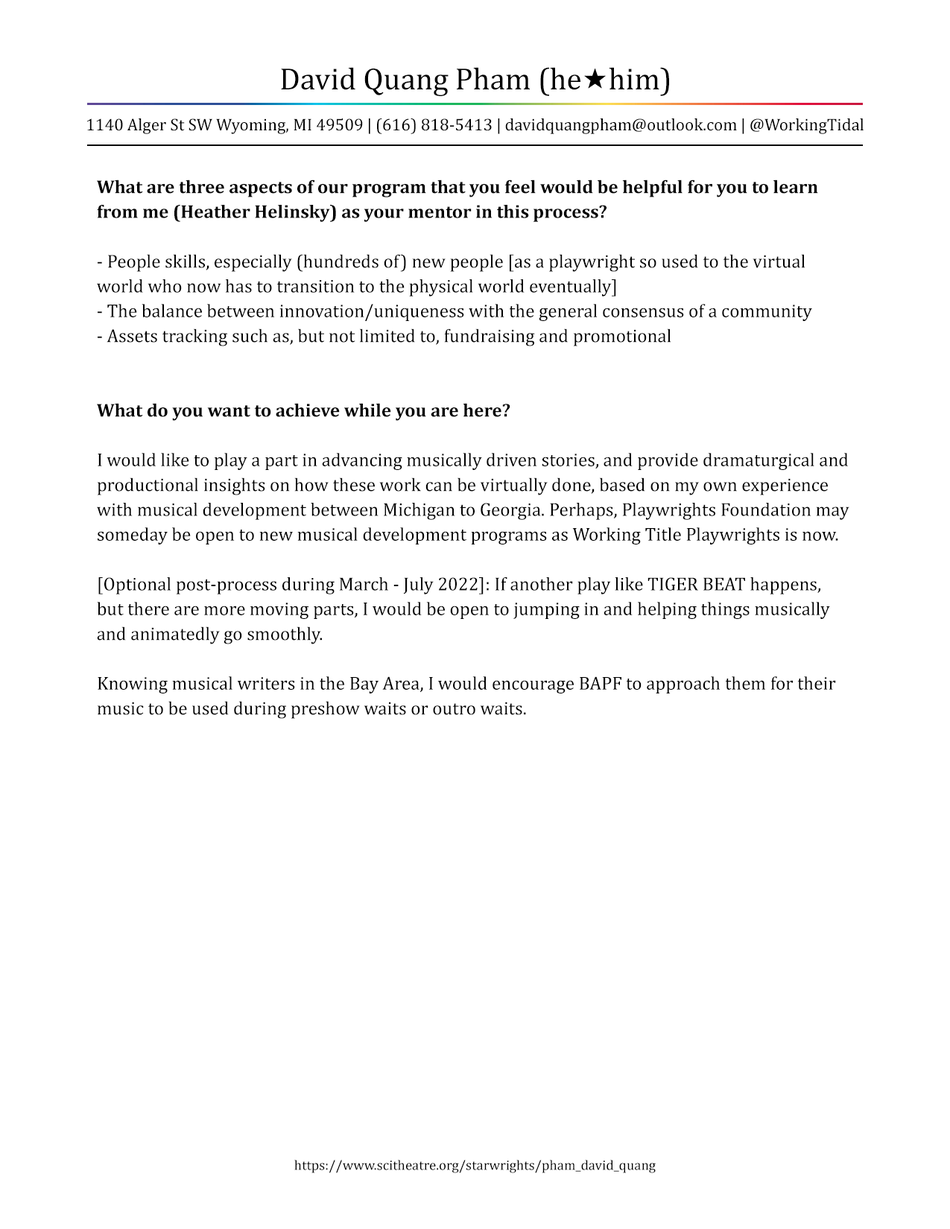
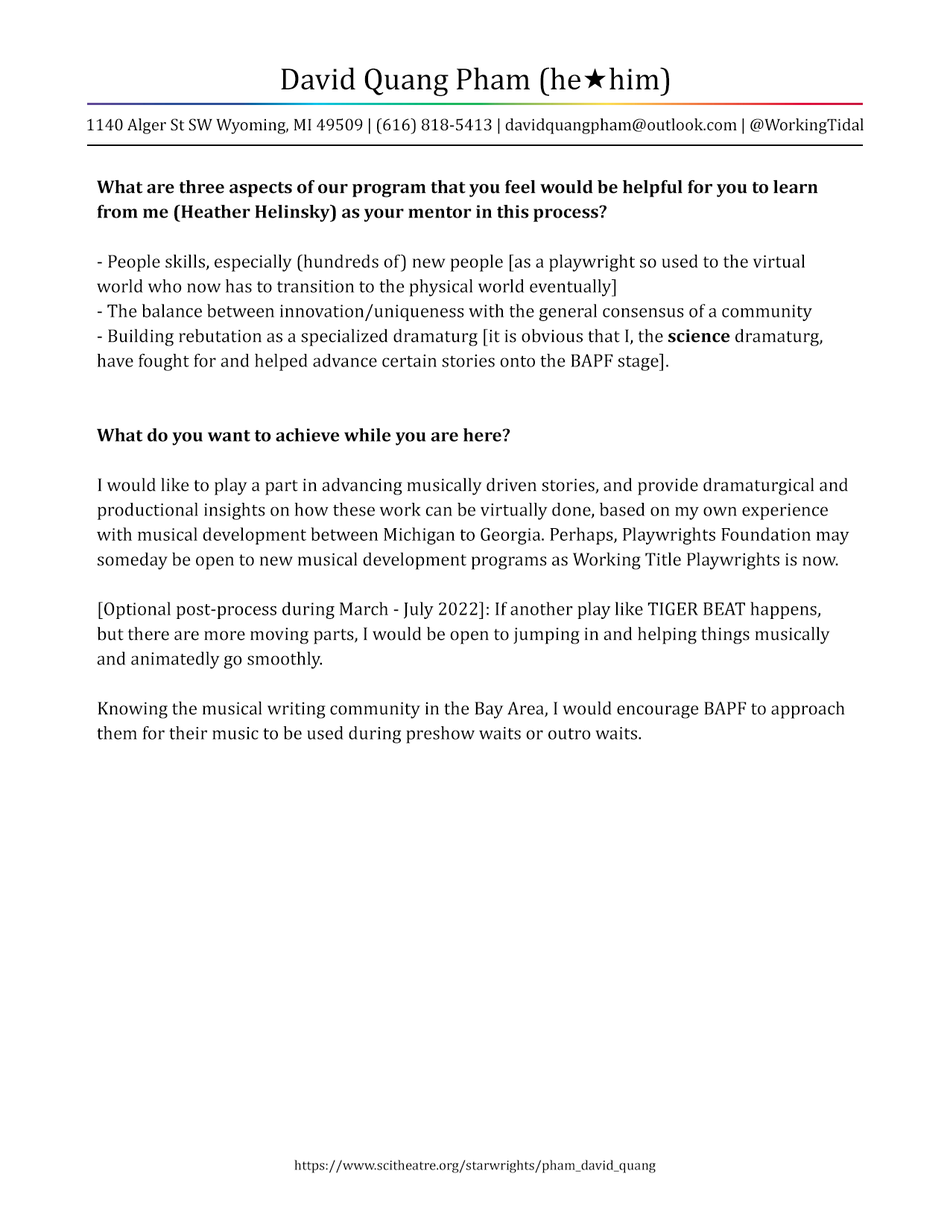
Revision of a layered (950, 1229) image; what changed, layer by layer:
painted on "What are three aspects of our program that you feel would be he" over [96, 328, 850, 744]
